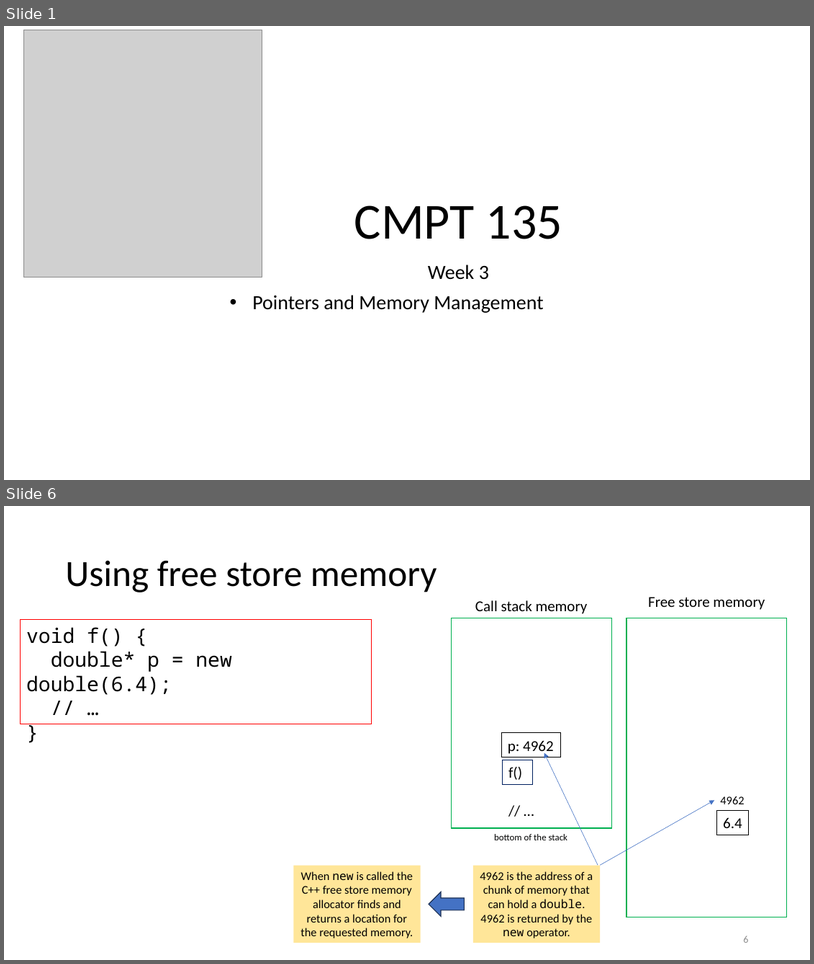
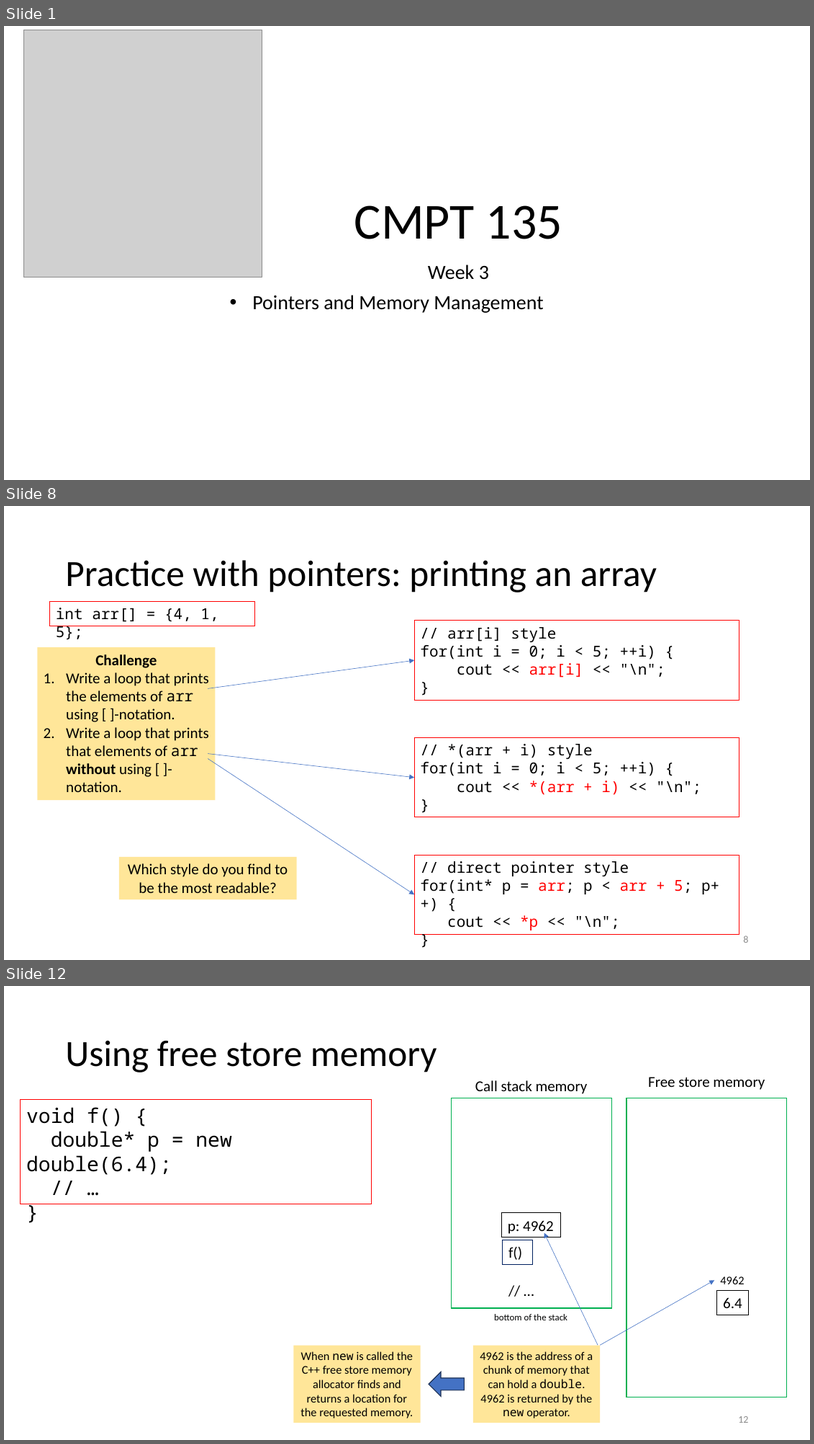
Before and after one commit to tjd1234/cmpt135spring2024, a slide deck: sample_code/week3/week3_cmpt135.pptx. Shown one above the other, each under a label of ours: slides 1 and 6 before the commit, slides 1, 8 and 12 after it; the slides between them are not shown. The pictures are 814x964 and 814x1444 pixels, drawn with LibreOffice and Linux fonts; fonts in the diff are those of the drawing; grey boxes stand for pictures. Boxes give left, top, right and bottom in pixels: in the first picture for what was removed or moved away, otherwise in the second. Text is boxed around its words. In the diff, an @@ line names an element or a change of style, - is before the commit and + after.

```diff
--- a/sample_code/week3/week3_cmpt135.pptx
+++ b/sample_code/week3/week3_cmpt135.pptx
@@ slide 8 added at (4,506,810,960), background #FFFFFF @@
@@ title added at (65,560,657,592), 44 pt, text #000000 @@
+Practice with pointers: printing an array
@@ rectangle added at (50,602,255,626), outline #FF0000 0.75 pt, 18 pt, text #000000 @@
+int arr[] = {4, 1, 5};
@@ rectangle added at (415,620,740,700), outline #FF0000 0.75 pt, 18 pt, text #000000 @@
+// arr[i] style
+for(int i = 0; i < 5; ++i) {
+cout << arr[i] << "\n";
+}
@@ rectangle added at (37,647,215,800), fill #FFE699, 18 pt, text #000000 @@
+Challenge
+1. Write a loop that prints the elements of arr using [ ]-notation.
+2. Write a loop that prints that elements of arr without using [ ]-notation.
@@ arrow added from (208, 689) to (415, 660), #4472C4 0.5 pt @@
@@ rectangle added at (415,738,740,817), outline #FF0000 0.75 pt, 18 pt, text #000000 @@
+// *(arr + i) style
+for(int i = 0; i < 5; ++i) {
+cout << *(arr + i) << "\n";
+}
@@ arrow added from (208, 754) to (415, 777), #4472C4 0.5 pt @@
@@ arrow added from (208, 758) to (415, 894), #4472C4 0.5 pt @@
@@ rectangle added at (119,857,297,900), fill #FFE699, 18 pt, text #000000 @@
+Which style do you find to be the most readable?
@@ rectangle added at (415,854,740,934), outline #FF0000 0.75 pt, 18 pt, text #000000 @@
+// direct pointer style
+for(int* p = arr; p < arr + 5; p++) {
+cout << *p << "\n";
+}
@@ page number added at (743,935,748,942), 12 pt, text #8C8C8C @@
+8
@@ what was slide 6 is now slide 12 @@
@@ page number at (738,1416,748,1422): text changed @@
-6
+12
```
Also in this commit, not shown: 9 slides changed, 5 other slides added, 3 other files.
